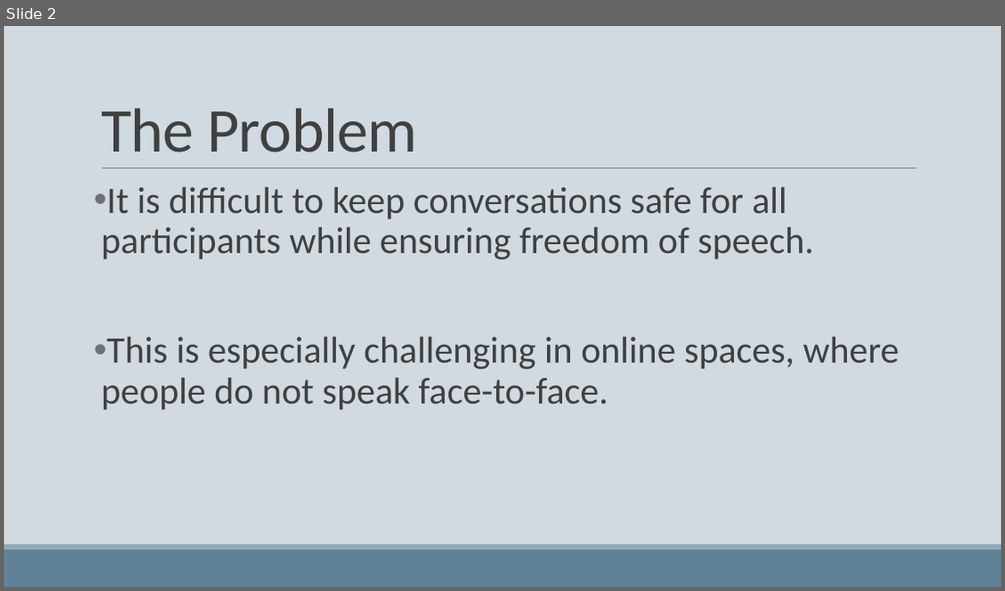
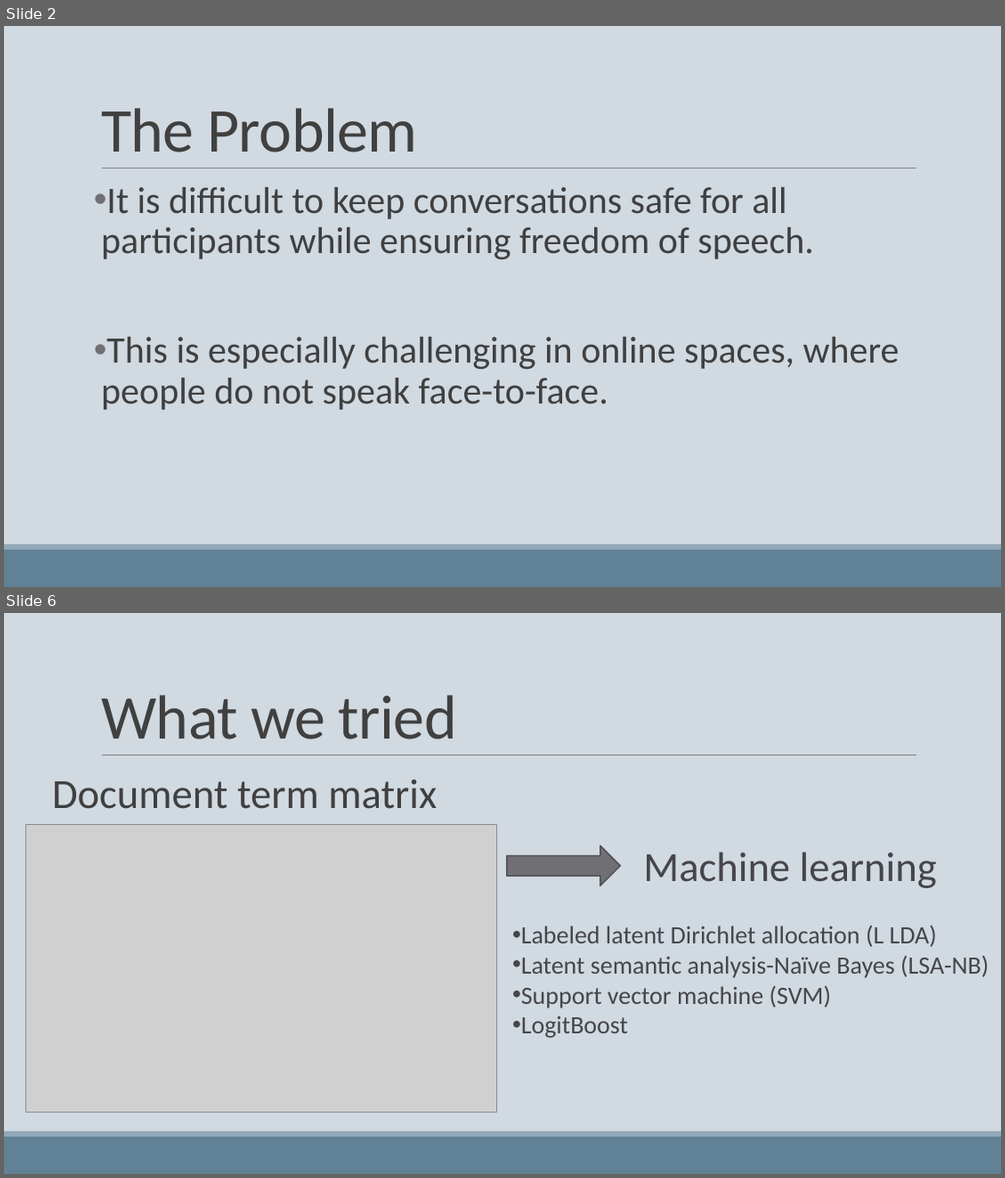
Before and after one commit to michizhou/toxic-comments-kaggle, a slide deck: hackathon_presentation.pptx. Shown one above the other, each under a label of ours: slide 2 before the commit, slides 2 and 6 after it; the slides between them are not shown. The pictures are 1005x591 and 1005x1178 pixels, drawn with LibreOffice and Linux fonts; fonts in the diff are those of the drawing; grey boxes stand for pictures. Boxes give left, top, right and bottom in pixels: in the first picture for what was removed or moved away, otherwise in the second. Text is boxed around its words. In the diff, an @@ line names an element or a change of style, - is before the commit and + after.

```diff
--- a/hackathon_presentation.pptx
+++ b/hackathon_presentation.pptx
@@ slide 6 added at (4,613,1001,1174), background #D1D9E1; not listed: 3 template elements that a slide beside it also shows @@
@@ title added at (101,695,457,739), 60 pt, text #404040 @@
+What we tried
@@ text added at (52,779,437,809), 40 pt, text #404040 @@
+Document term matrix
@@ picture added at (25,825,497,1112) @@
@@ right arrow added at (507,845,620,886), fill #6F6F74, outline #525256 1.25 pt @@
@@ text added at (521,852,988,1038), 24 pt, text #46464A @@
+Machine learning
+• Labeled latent Dirichlet allocation (L LDA)
+• Latent semantic analysis-Naïve Bayes (LSA-NB)
+• Support vector machine (SVM)
+• LogitBoost
```
Also in this commit, not shown: 1 slide changed, 4 other slides added, 2 slides removed, 1 other file.
